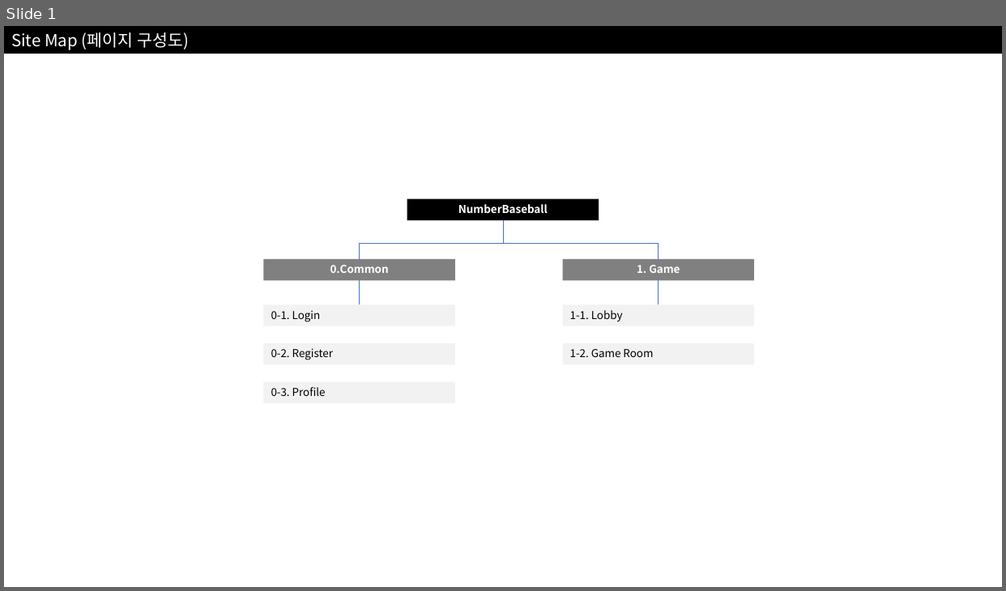
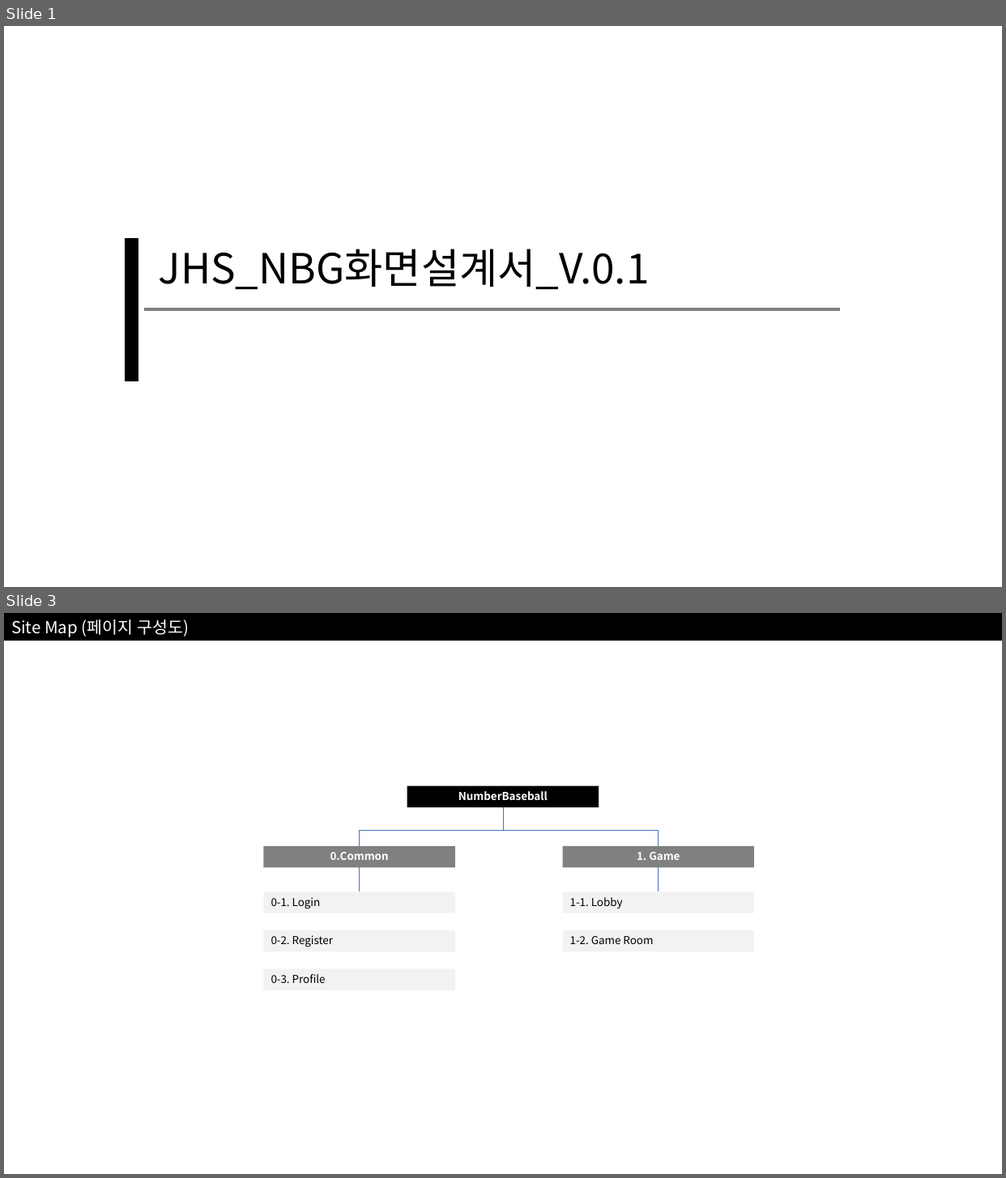
Before and after one commit to Juhan324/JHS-NumberBaseball-with-REST, a slide deck: 웹UI설게서.pptx. Shown one above the other, each under a label of ours: slide 1 before the commit, slides 1 and 3 after it; the slides between them are not shown. The pictures are 1006x591 and 1006x1178 pixels, drawn with LibreOffice and Linux fonts; fonts in the diff are those of the drawing. Boxes give left, top, right and bottom in pixels: in the first picture for what was removed or moved away, otherwise in the second. Text is boxed around its words. In the diff, an @@ line names an element or a change of style, - is before the commit and + after.

Commit message:
ui 설계서 1차 완성

```diff
--- a/웹UI설게서.pptx
+++ b/웹UI설게서.pptx
@@ slide 1 added at box(4, 26, 1002, 587), background #FFFFFF @@
@@ rectangle added at box(126, 239, 138, 381), fill #000000, outline #000000 2 pt @@
@@ text added at box(159, 249, 650, 290), 40 pt, text #000000 @@
+JHS_NBG화면설계서_V.0.1
@@ line added from (144, 310) to (840, 310), #808080 3 pt @@
@@ what was slide 1 is now slide 3 @@
```
Also in this commit, not shown: 3 other slides added.
